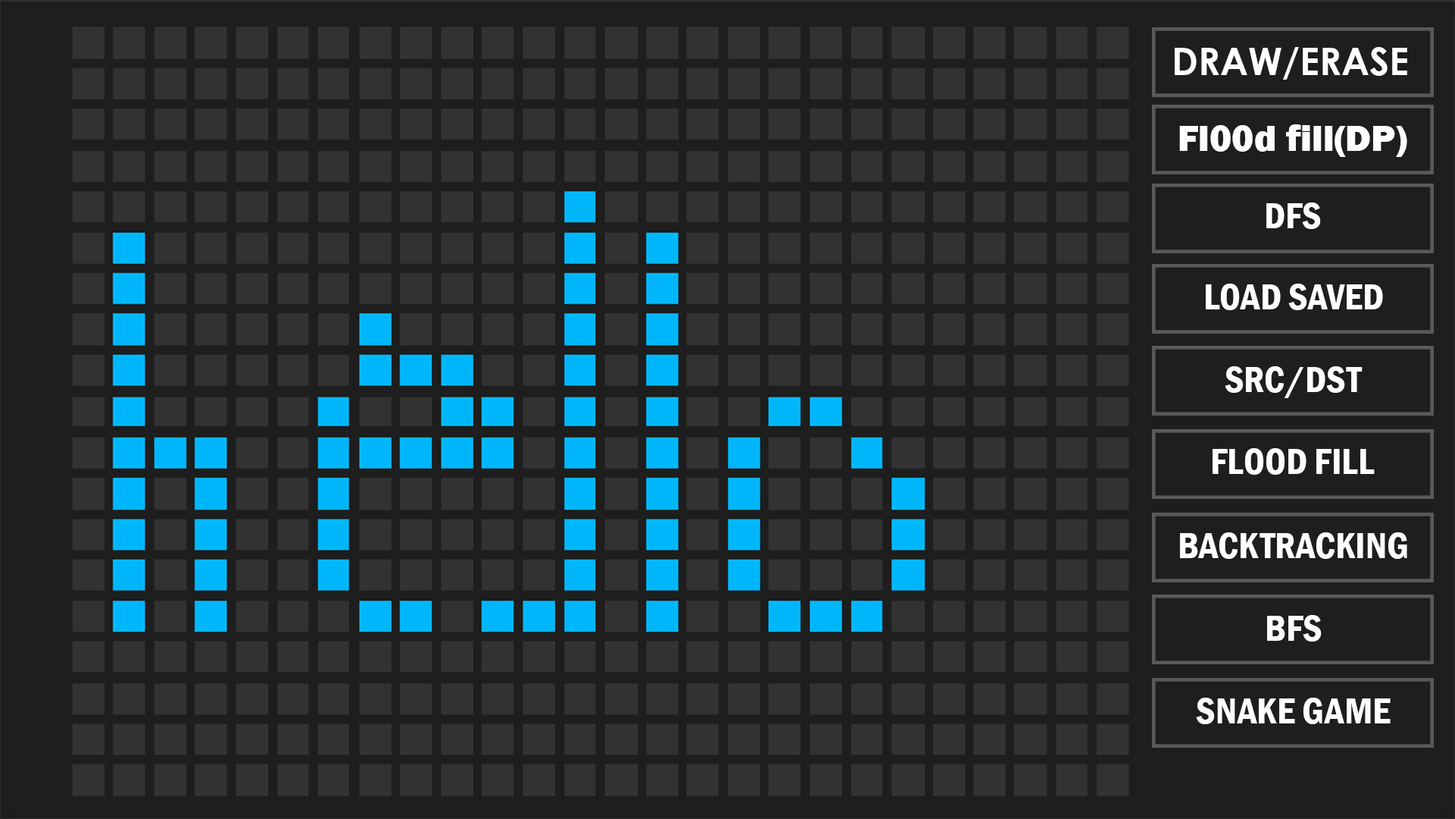
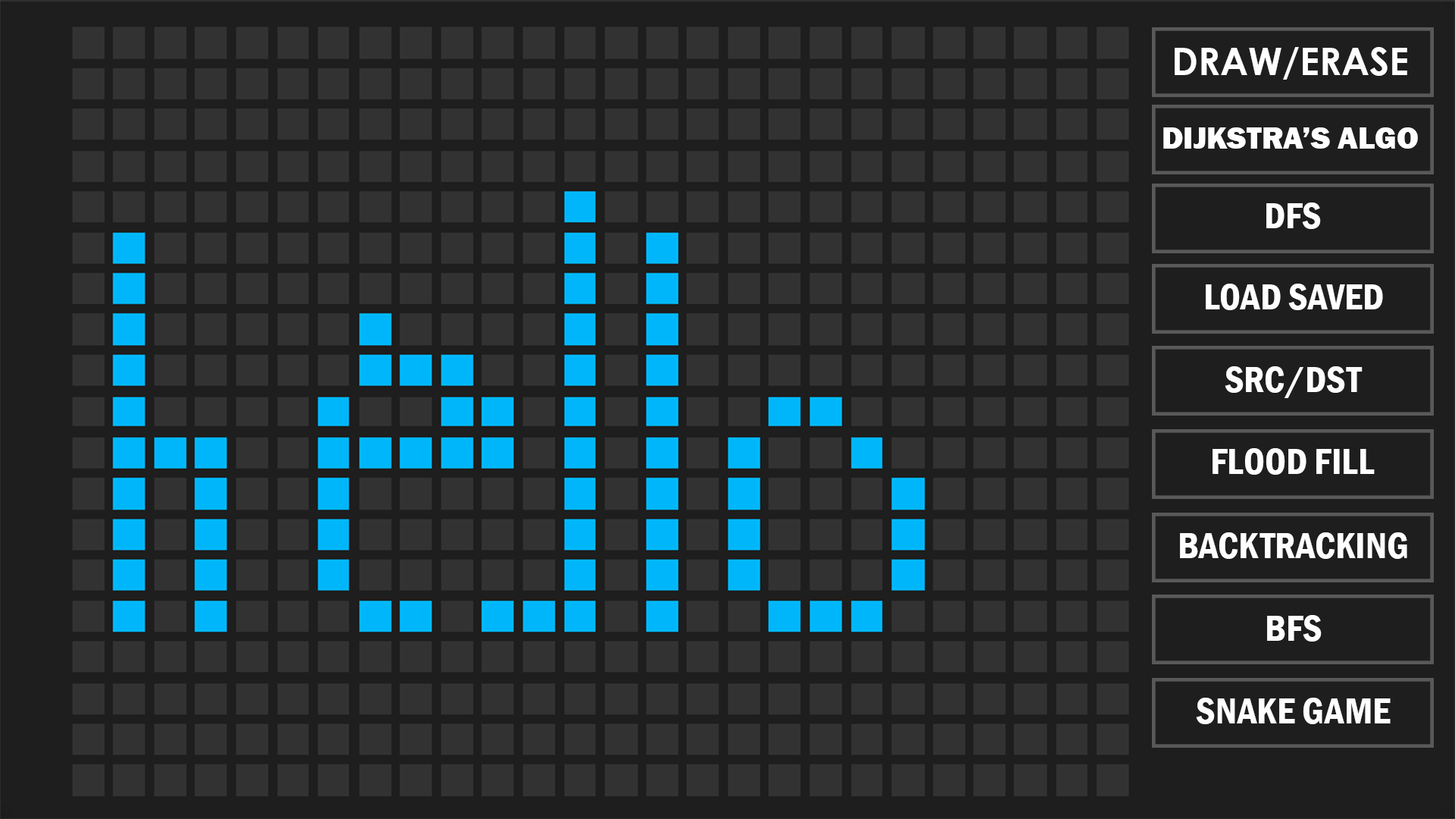
Layer changes from the first w=1455, h=819 image to the second:
renamed "Fl00d fill(DP)" to "DIJKSTRA’S ALGO", painted on it over [left=1163, top=124, right=1419, bottom=157]
